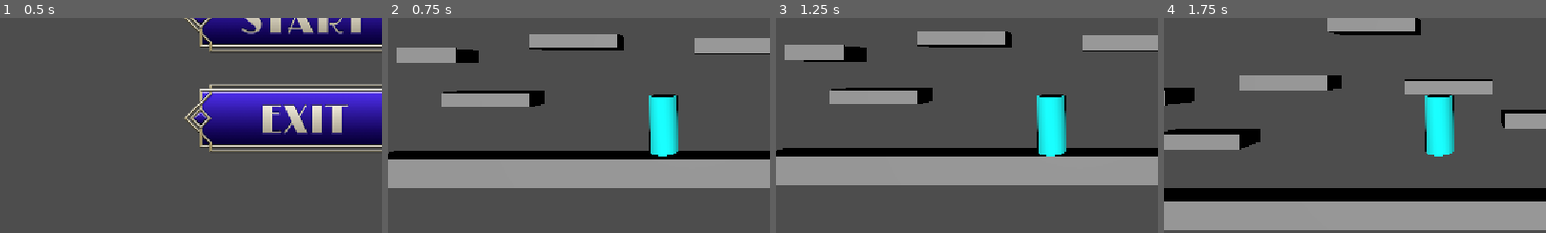
Above: before the commit, frames 1-4 (left to right).
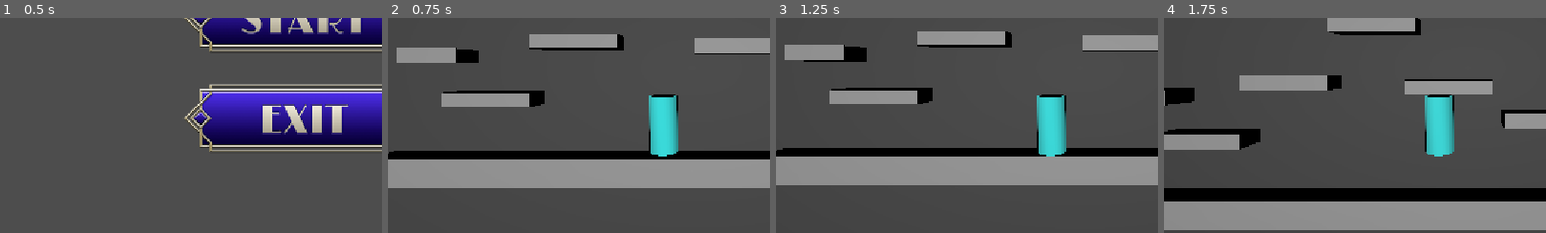
Above: after the commit, the same moments.

Repository: JoesRealAccount/ggj_2026
Game: Godot game, scene res://main_screen.tscn
The game is run twice, just before and just after one commit, with the same random seed, the same clock (stepped at 60 frames per second) and the same inputs.
Inputs (mouse positions are % of the whole screen's width and height, from its top left):
- Up to frame 1 (0.5 s): no input
- Up to frame 2 (0.75 s): click (50, 38) at 0.5 s
- Up to frame 3 (1.25 s): no input
- Up to frame 4 (1.75 s): tap Enter at 1.25 s; hold D (move_right) from 1.28 s (still down); tap W (jump) at 1.52 s
The pictures show only the part of the screen within x 10-60%, y 38-88%; the shares and areas given below are measured in that part.

Frame 1 is identical in both runs. In frame 2, 1.9% of the frame differs, in the area x 68-76%, y 36-65%; in frame 3, 1.9%; in frame 4, 1.9%.

Commit message:
fully implementing shader depression overlay. (It is not called anywhere yet)

Diff:
--- a/shaders/grayscale.gdshader
+++ b/shaders/grayscale.gdshader
@@ -6,7 +6,7 @@
 shader_type canvas_item;
 
 uniform sampler2D SCREEN_TEXTURE : hint_screen_texture, filter_linear_mipmap;
-uniform float edge_intensity : hint_range(0.0, 10.0, 0.1) = 0.5;
+uniform float edge_intensity : hint_range(0.0, 1.0, 0.1) = 0.5;
 
 vec3 hsl2rgb(vec3 hsl)
 {
--- a/shaders/shader_manager.gd
+++ b/shaders/shader_manager.gd
@@ -5,19 +5,25 @@
 @export_group("Overlay Color")
 
 
-@export var normal_color: Color = Color(0.0, 0.0, 1.0, 0.0)
-@export var depressive_overlay_color = Color.BLACK
-@export var happiness_overlay_color = Color.GREEN
+@export var depression_overlay_color: Color = Color.BLACK
 
-var active_overlay_color: Color = Color.BLACK
+var active_overlay_color = Color(0.0, 0.0, 1.0, 0.0)
 
-var current_overlay: overlay_types = overlay_types.DEPRESSION:
+@export_group("Depressive Overlay Effect parameters")
+@export_range(0.0, 1.0) var min_corner_effect_strengh = 0.1
+@export_range(0.0, 1.0) var max_corner_effect_strengh = 0.5
+@export_range(0.0, 1.0) var min_grayscale_effect_strengh = 0.3
+@export_range(0.0, 1.0) var max_grayscale_effect_strengh = 1.0
+@export var time_to_fully_apply_effect: float = 20.0
+
+
+var current_overlay: overlay_types:
 	set(new_overlay):
-		if new_overlay != current_overlay:
-			if new_overlay == overlay_types.DEPRESSION:
-				active_overlay_color = depressive_overlay_color
-			else:
-				active_overlay_color = happiness_overlay_color
+		if new_overlay == overlay_types.DEPRESSION:
+			_set_overlay_strengh(min_corner_effect_strengh, min_grayscale_effect_strengh, 0)
+			_set_overlay_strengh(max_corner_effect_strengh, max_grayscale_effect_strengh, time_to_fully_apply_effect)
+		else:
+			_set_overlay_strengh(0.0, 0.0, 0.0)
 		return new_overlay
 
 enum overlay_types{
@@ -26,13 +32,17 @@
 }
 
 func _ready() -> void:
-	_screen_overlay_rect.color = normal_color
+	_screen_overlay_rect.color = active_overlay_color
+	current_overlay = overlay_types.DEPRESSION
 
-func _tween_to_newscale(new_color: Color, tween_time_sec: float):
+func _tween_to_newscale(new_color: Color, corner_effect_strengh: float, tween_time_sec: float):
 	get_tree().create_tween().tween_property(_screen_overlay_rect, "color", new_color, tween_time_sec)
+	get_tree().create_tween().tween_property(_screen_overlay_rect.material, "shader_parameter/edge_intensity", corner_effect_strengh, tween_time_sec)
 
-func set_overlay_strengh(strengh: float):
-	strengh = clamp(strengh, 0.0, 1.0)
+func _set_overlay_strengh(corner_strengh: float, grayscale_strengh: float, delay_time: float):
+	if current_overlay == overlay_types.DEPRESSION:
+		corner_strengh = clamp(corner_strengh, min_corner_effect_strengh, max_corner_effect_strengh)
+		grayscale_strengh = clamp(grayscale_strengh, min_grayscale_effect_strengh, max_grayscale_effect_strengh)
 	var new_color = active_overlay_color
-	new_color.a = strengh
-	_tween_to_newscale(new_color, 1.0)
+	new_color.a = grayscale_strengh
+	_tween_to_newscale(new_color, corner_strengh, delay_time)
